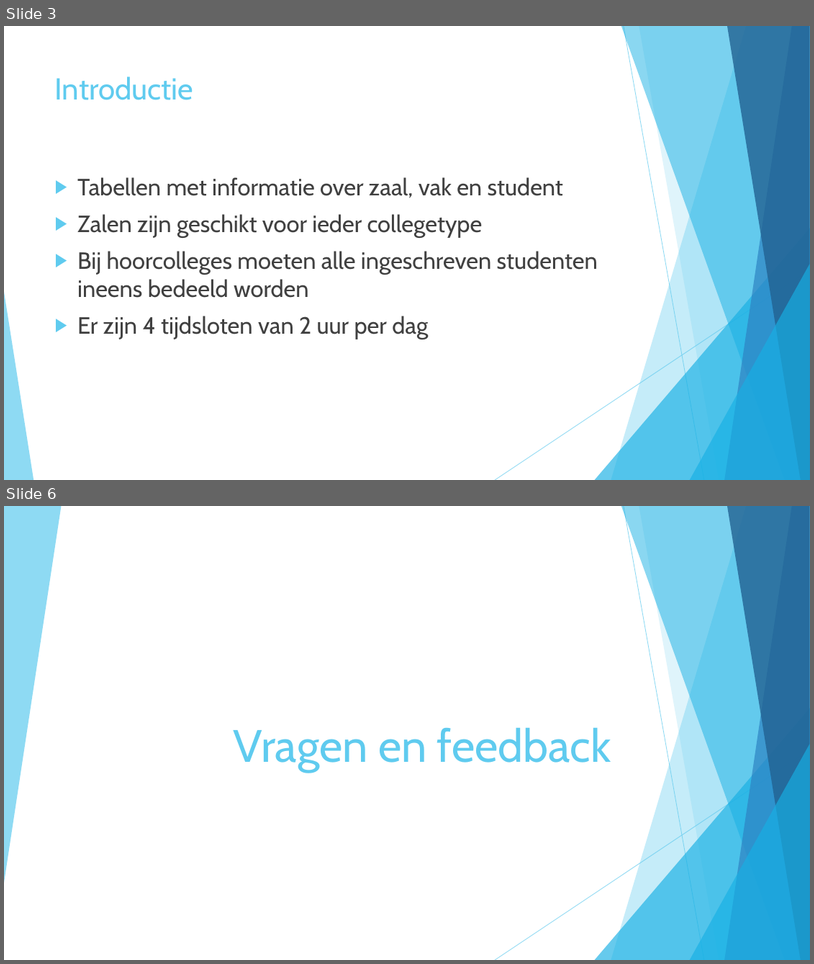
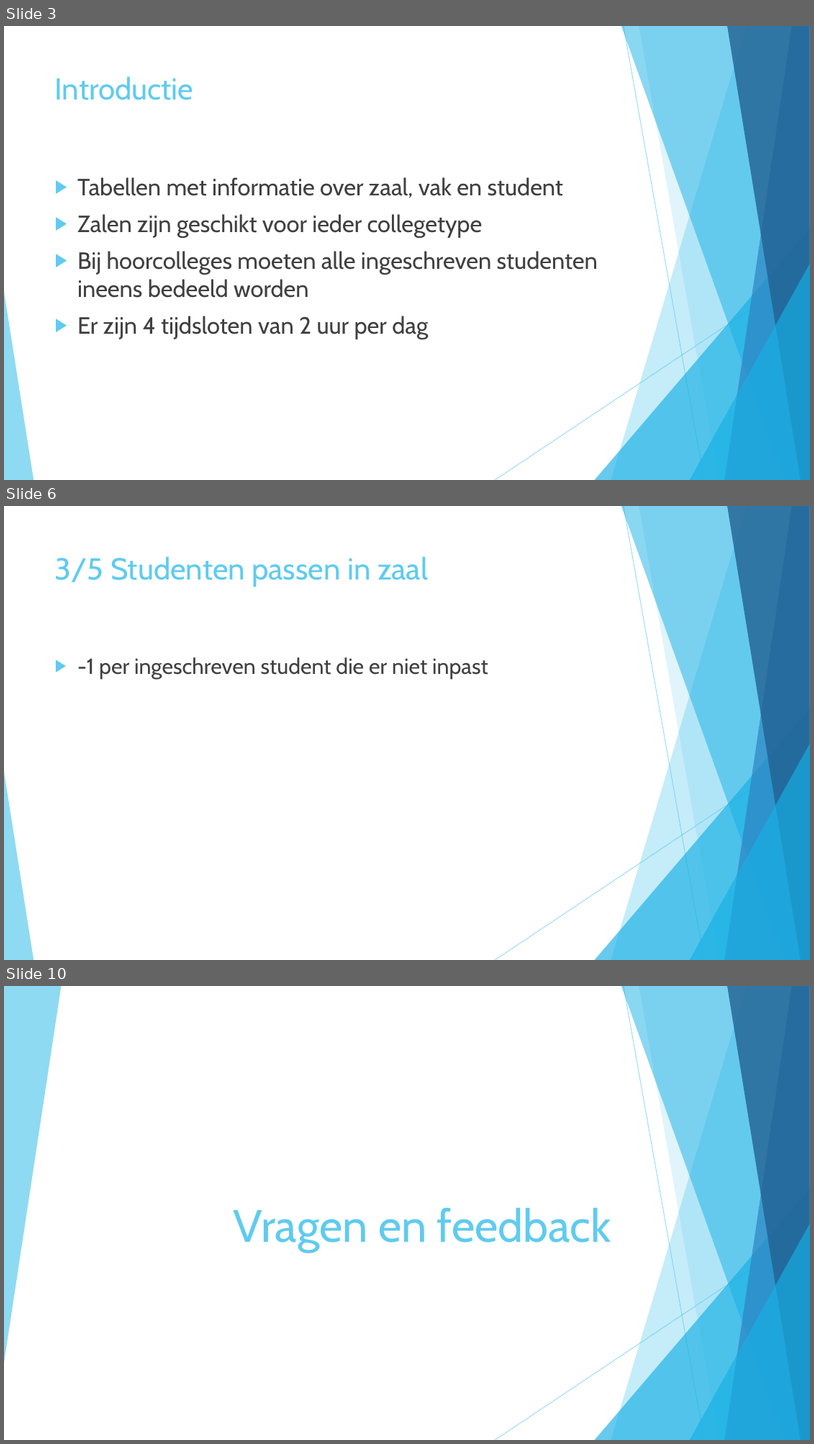
Before and after one commit to CarlijnQuik/Heuristics, a slide deck: Lectures & Lesroosters.pptx. Shown one above the other, each under a label of ours: slides 3 and 6 before the commit, slides 3, 6 and 10 after it; the slides between them are not shown. The pictures are 814x964 and 814x1444 pixels, drawn with LibreOffice and Linux fonts; fonts in the diff are those of the drawing. Boxes give left, top, right and bottom in pixels: in the first picture for what was removed or moved away, otherwise in the second. Text is boxed around its words. In the diff, an @@ line names an element or a change of style, - is before the commit and + after.

```diff
--- a/Lectures & Lesroosters.pptx
+++ b/Lectures & Lesroosters.pptx
@@ slide 6 added at [4, 506, 810, 960], background #FFFFFF; not listed: 10 template elements that a slide beside it also shows @@
@@ title added at [55, 556, 428, 587], 36 pt, text #5FCBEF @@
+3/5 Studenten passen in zaal
@@ text added at [77, 657, 489, 679], 26 pt, text #404040 @@
+▶ -1 per ingeschreven student die er niet inpast
@@ what was slide 6 is now slide 10 @@
```
Also in this commit, not shown: 4 slides changed, 3 other slides added.
